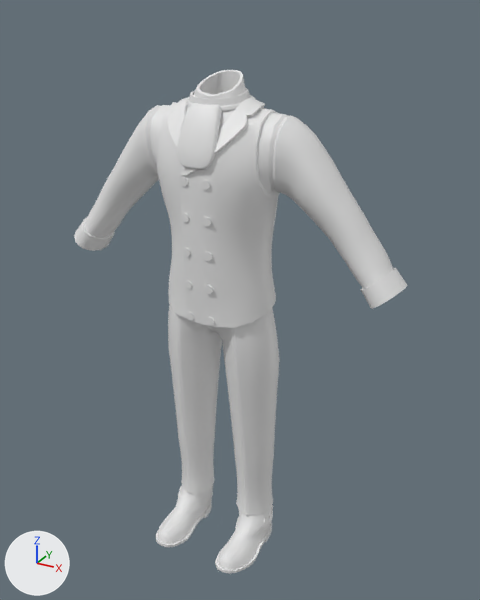
A saved change to the Blender file Attires_Characters/Citizens/UpperClass/Type3/Attire_Citizen_UpperClass_Type3.blend.
Rendered twice from a 50 mm camera at (0.991, -1.681, 1.756) aimed at (0.059, 0.013, 0.908). The axes (+X, +Y, +Z) are drawn at lower left. The lights are the same throughout. The picture after the commit comes second.

Names of what the first picture shows: 'Attire_Citizen_UpperClass_Type3'.
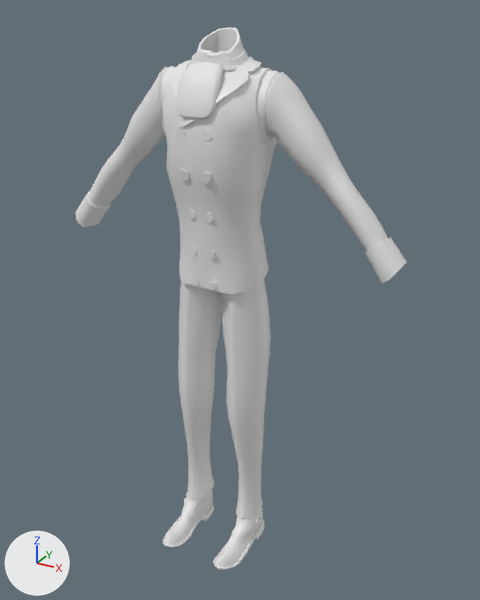
Commit message: Updated Citizens Attires with BlendShapes

The newer file adds a shape key; the second version is drawn at full value of the shape key 'BlendShape_BodyType_Male_Thin' of 'Attire_Citizen_UpperClass_Type3', and the change is written as the vertex moves it makes.

What differs and where, as boxes [x1, y1, x2, y2] in the pictures (480 x 600 px; the box of a moved part takes in the faces that stretch with it):
'Attire_Citizen_UpperClass_Type3', reshaped (8% taller): before [74, 70, 407, 574]; after [75, 27, 407, 570]
part 1 of me_attire_citizen_upperclass_type3, moved or reshaped: before [206, 317, 215, 326]; after [209, 282, 216, 290]
part 2 of me_attire_citizen_upperclass_type3, moved or reshaped: before [180, 177, 188, 186]; after [177, 128, 186, 138]
part 3 of me_attire_citizen_upperclass_type3, moved or reshaped: before [181, 213, 189, 222]; after [178, 169, 190, 181]
part 4 of me_attire_citizen_upperclass_type3, moved or reshaped: before [183, 248, 191, 257]; after [188, 210, 195, 219]
part 5 of me_attire_citizen_upperclass_type3, moved or reshaped: before [185, 281, 192, 289]; after [191, 246, 197, 255]
part 6 of me_attire_citizen_upperclass_type3, moved or reshaped: before [187, 312, 194, 320]; after [193, 278, 199, 286]
part 7 of me_attire_citizen_upperclass_type3, moved or reshaped: before [201, 180, 210, 190]; after [202, 131, 212, 141]
part 8 of me_attire_citizen_upperclass_type3, moved or reshaped: before [202, 217, 212, 226]; after [201, 173, 212, 184]
part 9 of me_attire_citizen_upperclass_type3, moved or reshaped: before [205, 285, 214, 294]; after [208, 250, 216, 259]
part 10 of me_attire_citizen_upperclass_type3, moved or reshaped: before [177, 88, 251, 170]; after [177, 49, 250, 119]
part 11 of me_attire_citizen_upperclass_type3, moved or reshaped: before [74, 70, 407, 574]; after [75, 27, 407, 570]

Patch to the scene script:
```diff
--- a/Attires_Characters/Citizens/UpperClass/Type3/Attire_Citizen_UpperClass_Type3.blend.py
+++ b/Attires_Characters/Citizens/UpperClass/Type3/Attire_Citizen_UpperClass_Type3.blend.py
@@ me_attire_citizen_upperclass_type3 @@
 # used by ob_attire_citizen_upperclass_type3; location = (0.0, 0.0, 0.0)
-me_attire_citizen_upperclass_type3.from_pydata(...)  # 3382 vertices, 3606 faces; spans x -0.58..0.58, y -0.23..0.13, z 0.0..1.59
+me_attire_citizen_upperclass_type3.from_pydata(...)  # 3382 vertices, 3606 faces; spans x -0.57..0.57, y -0.23..0.12, z 0.0..1.71
+# me_attire_citizen_upperclass_type3 part 1: the loose piece of 26 vertices spanning x 0.02..0.05, y -0.13, z 0.88..0.9 is moved by (0.0, 0.03, 0.1)
+# me_attire_citizen_upperclass_type3 part 2: the loose piece of 26 vertices spanning x -0.05..-0.02, y -0.14..-0.13, z 1.3..1.32 is moved by (0.0, 0.0, 0.13)
+# me_attire_citizen_upperclass_type3 part 3: the loose piece of 26 vertices spanning x -0.05..-0.02, y -0.14..-0.13, z 1.19..1.22 is moved by (0.0, 0.0, 0.12)
+# me_attire_citizen_upperclass_type3 part 4: the loose piece of 26 vertices spanning x -0.05..-0.02, y -0.14..-0.13, z 1.09..1.11 is moved by (0.01, 0.02, 0.11)
+# me_attire_citizen_upperclass_type3 part 5: the loose piece of 26 vertices spanning x -0.05..-0.02, y -0.14..-0.13, z 0.98..1.01 is moved by (0.0, 0.03, 0.1)
+# me_attire_citizen_upperclass_type3 part 6: the loose piece of 26 vertices spanning x -0.05..-0.02, y -0.13..-0.12, z 0.88..0.9 is moved by (0.01, 0.03, 0.1)
+# me_attire_citizen_upperclass_type3 part 7: the loose piece of 26 vertices spanning x 0.02..0.05, y -0.14, z 1.3..1.32 is moved by (0.0, 0.0, 0.13)
+# me_attire_citizen_upperclass_type3 part 8: the loose piece of 26 vertices spanning x 0.02..0.05, y -0.14..-0.13, z 1.19..1.22 is moved by (0.0, 0.0, 0.12)
+# me_attire_citizen_upperclass_type3 part 9: the loose piece of 26 vertices spanning x 0.02..0.05, y -0.14..-0.13, z 0.98..1.01 is moved by (0.0, 0.03, 0.1)
+# me_attire_citizen_upperclass_type3 part 10: the loose piece of 295 vertices spanning x -0.1..0.1, y -0.15..0.09, z 1.35..1.55 is scaled about its middle by (0.983, 0.904, 0.815), then moved by (0.0, 0.0, 0.12)
+# me_attire_citizen_upperclass_type3 part 11: 2620 of 3382 vertices moved; they spanned x -0.58..0.58, y -0.23..0.13, z 0.0..1.59 and now span x -0.57..0.57, y -0.23..0.12, z 0.0..1.71; mean shift (0.0, 0.0, 0.07); largest move (0.22, -0.03, 1.28) -> (0.19, -0.02, 1.44)
+# other edits to the shape of me_attire_citizen_upperclass_type3 do not show in these pictures
```
